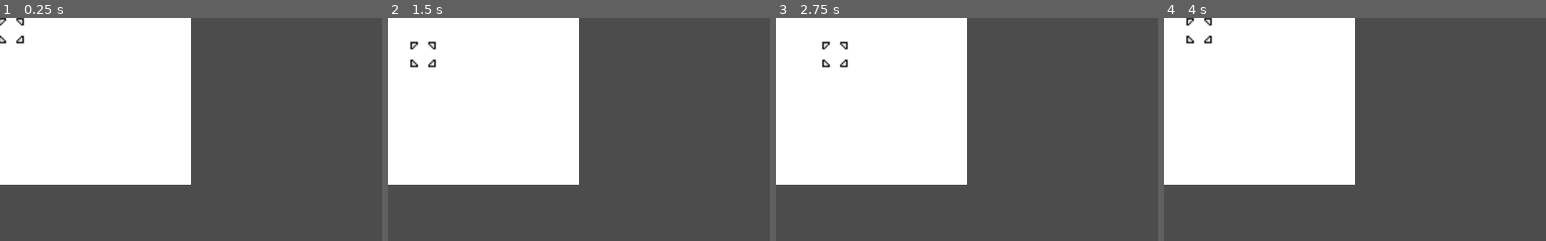
Above: before the commit, frames 1-4 (left to right).
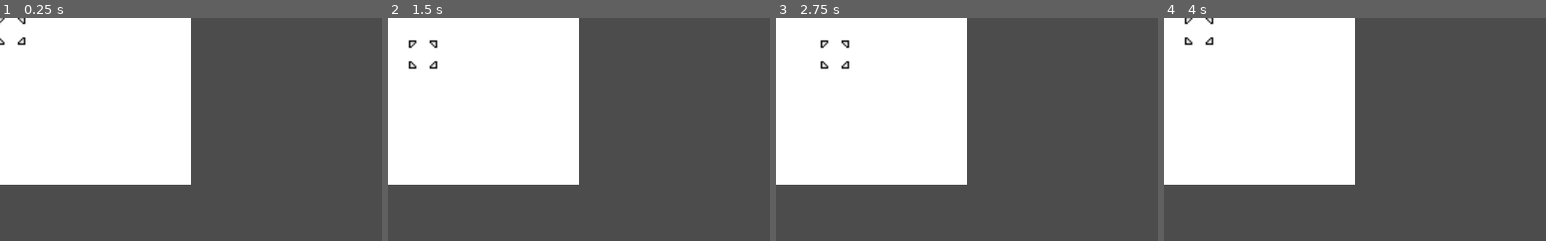
Above: after the commit, the same moments.

Repository: DaveRendell/gridcursor
Game: Godot game, scene res://Grid.tscn
Two runs of this game, one before a commit and one after it. Both use one fixed random seed, a clock stepped at 60 frames per second and the inputs below. The project has no main scene, so this scene is started directly.
Inputs (mouse positions are % of the whole screen's width and height, from its top left):
- Up to frame 1 (0.25 s): no input
- Up to frame 2 (1.5 s): tap Enter (ui_accept) at 0.5, 0.77, 1.25 s; move the mouse to (72, 45) at 0.52 s; hold Right (ui_right) 0.53-1.28 s; click (72, 45) at 0.67 s; move the mouse to (30, 55) at 1.27 s; hold Down (ui_down) from 1.28 s (still down); click (30, 55) at 1.42 s
- Up to frame 3 (2.75 s): tap Enter (ui_accept) at 1.52 s; move the mouse to (60, 28) at 2.02 s; release Down (ui_down) at 2.03 s; hold Right (ui_right) from 2.03 s (still down); click (60, 28) at 2.17 s
- Up to frame 4 (4 s): move the mouse to (45, 70) at 2.77 s; release Right (ui_right) at 2.78 s; hold Up (ui_up) 2.78-3.53 s; click (45, 70) at 2.92 s; tap Enter (ui_accept) at 3.02, 3.77 s; move the mouse to (80, 65) at 3.52 s; hold Left (ui_left) from 3.53 s (still down); click (80, 65) at 3.67 s
The pictures show only the part of the screen within x 0-50%, y 0-50%; the shares and areas given below are measured in that part.

The runs differ from the first frame. In frame 1, 0.2% of the frame differs, in the area x 0-7%, y 0-13%; in frame 2, 0.3%, in the area x 5-13%, y 9-24%; in frame 3, 0.3%; in frame 4, 0.3%.

Commit message:
Consolidate into single grid script

Diff:
--- a/Cursor.gd
+++ /dev/null
@@ -1,53 +0,0 @@
-extends Node2D
-
-# Set by parent object
-var grid_size: int
-var grid_width: int
-var grid_height: int
-var grid_global_position: Vector2
-
-var x: int = 0
-var y: int = 0
-
-var using_mouse = false
-
-
-# Called when the node enters the scene tree for the first time.
-func _ready():
-	pass # Replace with function body.
-
-
-# Called every frame. 'delta' is the elapsed time since the previous frame.
-func _process(delta):
-	position.x = x * grid_size
-	position.y = y * grid_size
-	if using_mouse:
-		set_position_to_mouse_cursor()
-
-func _input(event):
-	if event.is_action_pressed("ui_up") and y > 0:
-		y -= 1
-		using_mouse = false
-	if event.is_action_pressed("ui_down") and y < grid_height - 1:
-		y += 1
-		using_mouse = false
-	if event.is_action_pressed("ui_left") and x > 0:
-		x -= 1
-		using_mouse = false
-	if event.is_action_pressed("ui_right") and x < grid_width - 1:
-		x += 1
-		using_mouse = false
-
-
-func set_position_to_mouse_cursor():
-	var mouse_relative_position = get_global_mouse_position() - grid_global_position
-	x = mouse_relative_position.x / grid_size
-	y = mouse_relative_position.y / grid_size
-
-
-func _on_Background_mouse_entered():
-	using_mouse = true
-
-
-func _on_Background_mouse_exited():
-	using_mouse = false
--- a/Grid.gd
+++ b/Grid.gd
@@ -7,24 +7,48 @@
 var width = grid_width * grid_size
 var height = grid_height * grid_size
 
+# Cursor properties
+var cursor_x: int = 0
+var cursor_y: int = 0
+var using_mouse = false
+
 
 # Called when the node enters the scene tree for the first time.
 func _ready():
-	$Cursor.grid_size = grid_size
-	$Cursor.grid_width = grid_width
-	$Cursor.grid_height = grid_height
-	$Cursor.grid_global_position = global_position
 	draw_grid()
 
 
 # Called every frame. 'delta' is the elapsed time since the previous frame.
-#func _process(delta):
-#	pass
+func _process(delta):
+	$Cursor.position.x = cursor_x * grid_size
+	$Cursor.position.y = cursor_y * grid_size
+	if using_mouse:
+		set_position_to_mouse_cursor()
+
+
+func set_position_to_mouse_cursor():
+	var mouse_relative_position = get_global_mouse_position() - global_position
+	cursor_x = mouse_relative_position.x / grid_size
+	cursor_y = mouse_relative_position.y / grid_size
+
 
 func _input(event):
+	if event.is_action_pressed("ui_up") and cursor_y > 0:
+		cursor_y -= 1
+		using_mouse = false
+	if event.is_action_pressed("ui_down") and cursor_y < grid_height - 1:
+		cursor_y += 1
+		using_mouse = false
+	if event.is_action_pressed("ui_left") and cursor_x > 0:
+		cursor_x -= 1
+		using_mouse = false
+	if event.is_action_pressed("ui_right") and cursor_x < grid_width - 1:
+		cursor_x += 1
+		using_mouse = false
+
 	if (event.is_action_pressed("ui_accept"))\
 	|| (event is InputEventMouseButton and event.is_pressed()):
-		click_position($Cursor.x, $Cursor.y)
+		click_position(cursor_x, cursor_y)
 
 
 func click_position(x, y):
@@ -53,3 +77,12 @@
 		line.add_point(Vector2(0, offset))
 		line.add_point(Vector2(width, offset))
 		add_child(line)
+
+
+# Signals
+func _on_Background_mouse_entered():
+	using_mouse = true
+
+
+func _on_Background_mouse_exited():
+	using_mouse = false
--- a/Grid.tscn
+++ b/Grid.tscn
@@ -1,9 +1,8 @@
-[gd_scene load_steps=6 format=2]
+[gd_scene load_steps=5 format=2]
 
 [ext_resource path="res://Grid.gd" type="Script" id=1]
 [ext_resource path="res://img/ui/grid/cursor/0.png" type="Texture" id=2]
 [ext_resource path="res://img/ui/grid/cursor/1.png" type="Texture" id=3]
-[ext_resource path="res://Cursor.gd" type="Script" id=4]
 
 [sub_resource type="SpriteFrames" id=2]
 animations = [ {
@@ -20,15 +19,11 @@
 margin_right = 32.0
 margin_bottom = 32.0
 
-[node name="Cursor" type="Node2D" parent="."]
-script = ExtResource( 4 )
-
-[node name="AnimatedSprite" type="AnimatedSprite" parent="Cursor"]
-position = Vector2( 14, 14 )
+[node name="Cursor" type="AnimatedSprite" parent="."]
 scale = Vector2( 2, 2 )
 frames = SubResource( 2 )
-frame = 1
 playing = true
+offset = Vector2( 7, 7 )
 
-[connection signal="mouse_entered" from="Background" to="Cursor" method="_on_Background_mouse_entered"]
-[connection signal="mouse_exited" from="Background" to="Cursor" method="_on_Background_mouse_exited"]
+[connection signal="mouse_entered" from="Background" to="." method="_on_Background_mouse_entered"]
+[connection signal="mouse_exited" from="Background" to="." method="_on_Background_mouse_exited"]
